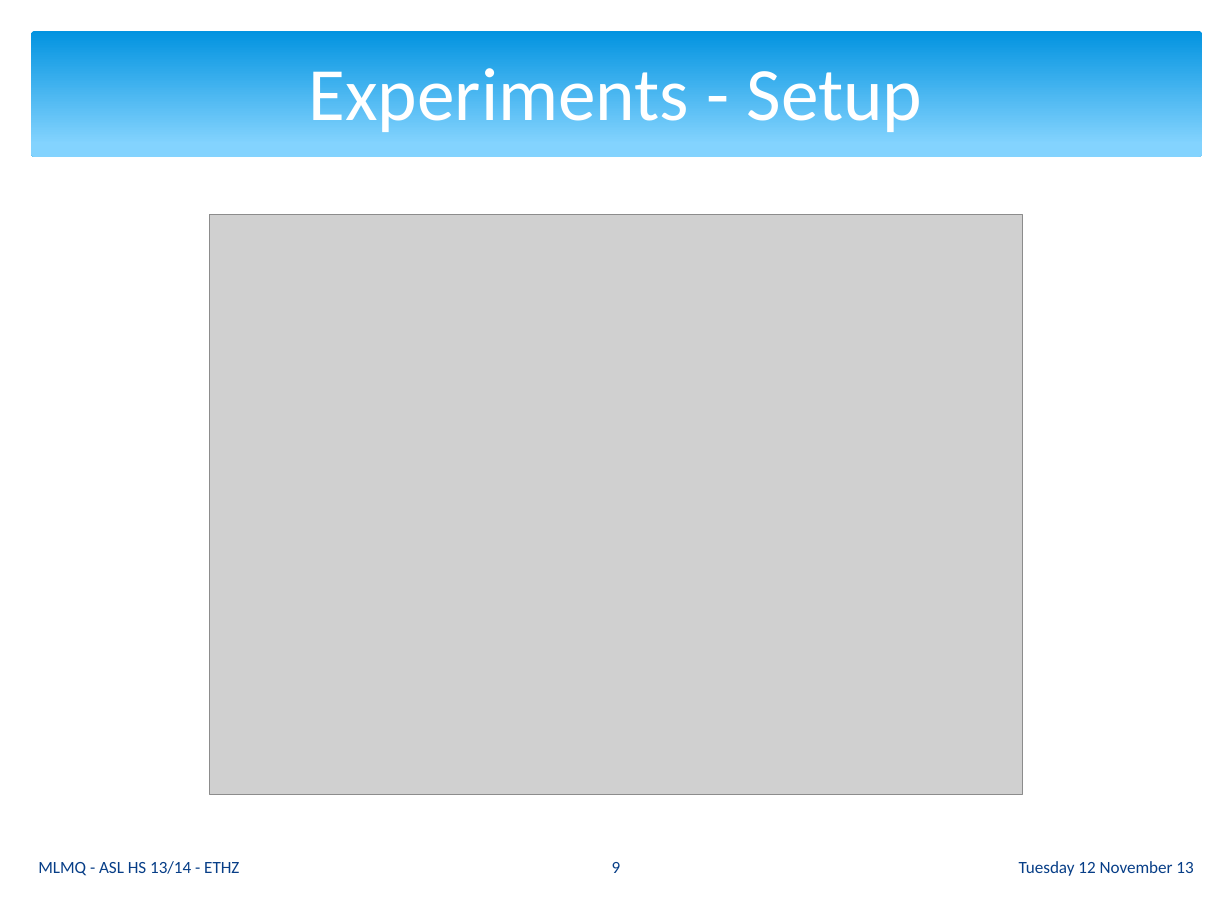
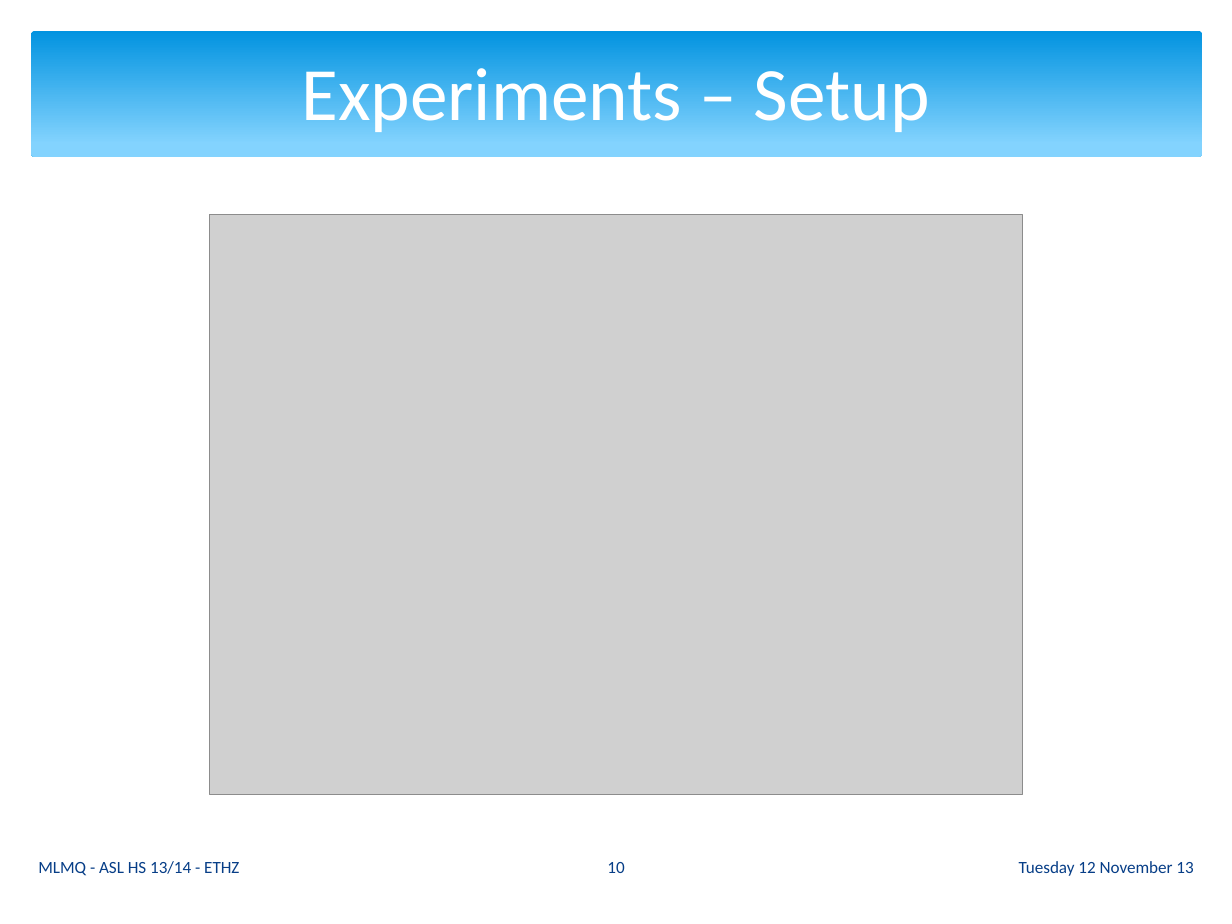
Before and after one commit to ganzm/AdvancedSystemsLab2013, a slide deck: slide 10 of doc/presentations/03 Milestone Presentation/mlmq.pptx (slide 9 before the commit). Drawn at 1232x924 pixels with LibreOffice and Linux fonts; fonts in the diff are those of the drawing; grey boxes stand for pictures. Boxes give left, top, right and bottom in pixels: in the first picture for what was removed or moved away, otherwise in the second. Text is boxed around its words. In the diff, an @@ line names an element or a change of style, - is before the commit and + after.

```diff
--- a/doc/presentations/03 Milestone Presentation/mlmq.pptx
+++ b/doc/presentations/03 Milestone Presentation/mlmq.pptx
@@ title at (301, 58, 930, 133): text changed @@
-Experiments - Setup
+Experiments – Setup
@@ page number at (607, 862, 624, 873): text changed @@
-9
+10
```
Also in this commit, not shown: 6 other slides changed, 1 slide added.
